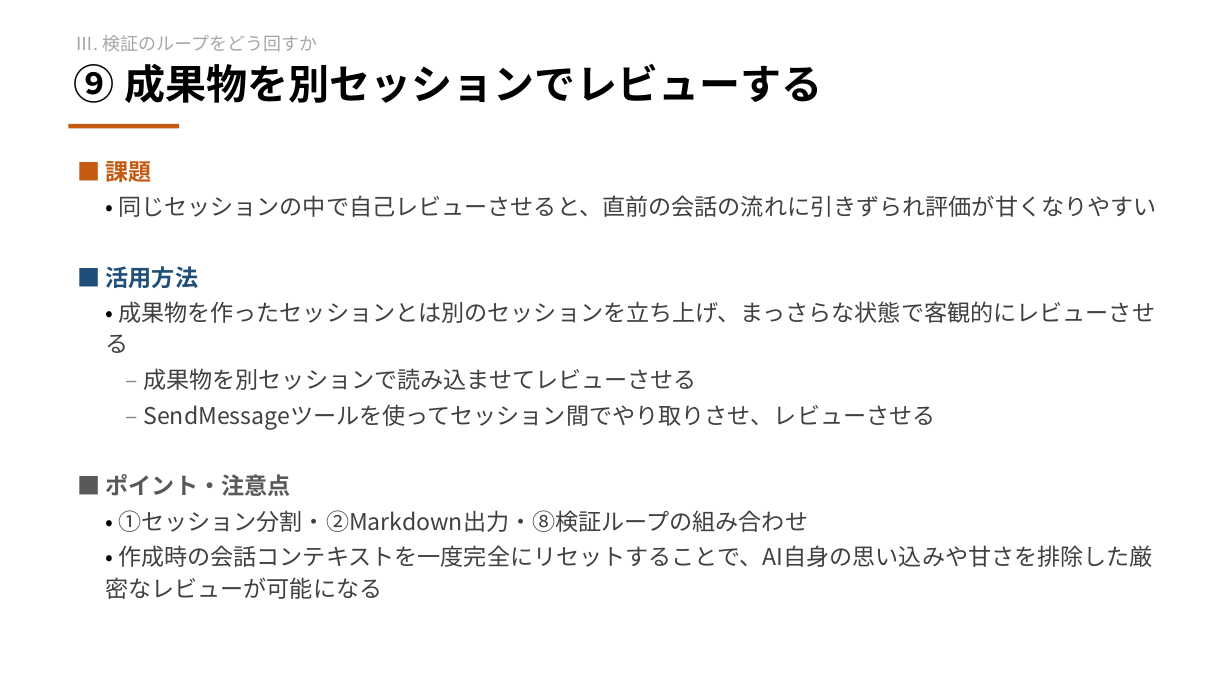
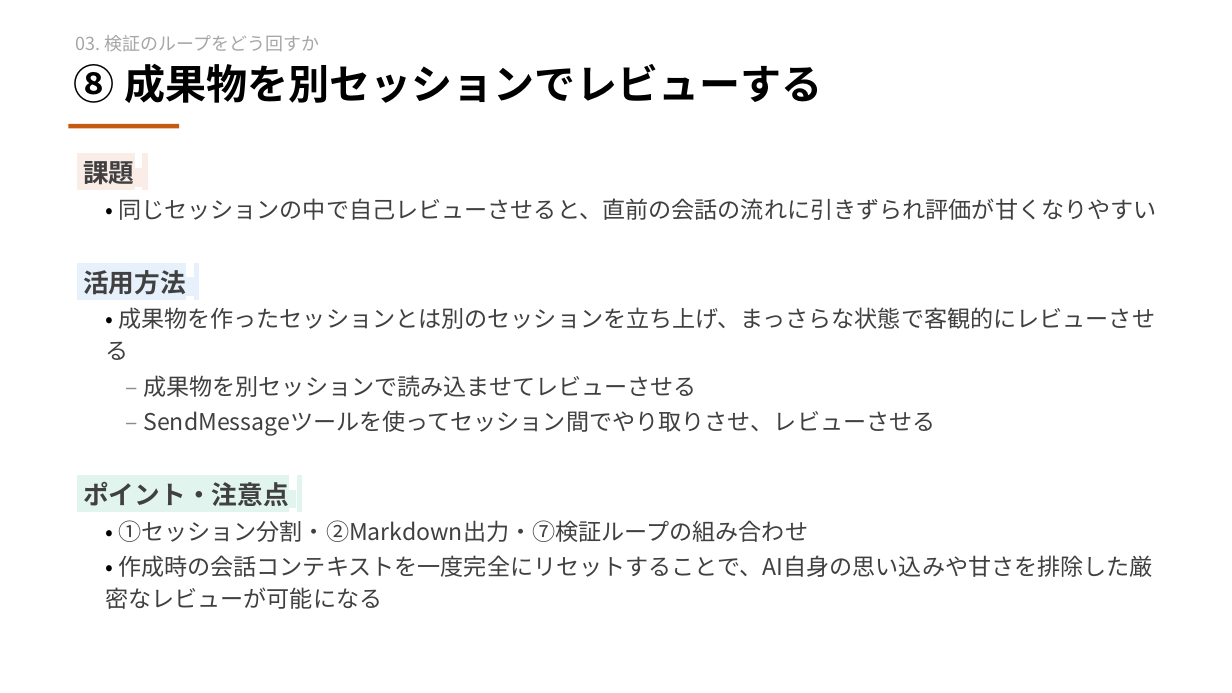
Before and after one commit to masa12y/docs, a slide deck: slide 17 of 勉強会/Claude_Codeの活用方法.pptx (slide 19 before the commit). Drawn at 1232x693 pixels with LibreOffice and Linux fonts; fonts in the diff are those of the drawing. Boxes give left, top, right and bottom in pixels: in the first picture for what was removed or moved away, otherwise in the second. Text is boxed around its words. In the diff, an @@ line names an element or a change of style, - is before the commit and + after.

```diff
--- a/勉強会/Claude_Codeの活用方法.pptx
+++ b/勉強会/Claude_Codeの活用方法.pptx
@@ text at [76,35,320,51]: text changed @@
-Ⅲ. 検証のループをどう回すか
+03. 検証のループをどう回すか
@@ text at [74,64,822,103]: text changed @@
-⑨ 成果物を別セッションでレビューする
+⑧ 成果物を別セッションでレビューする
@@ text at [83,156,134,189]: text changed; size 18 to 20 pt; text colour #C55A11 to #404040 @@
-■ 課題
+課題a
@@ text at [83,270,186,295]: text changed; size 18 to 20 pt; text colour #1F4E79 to #404040 @@
-■ 活用方法
+活用方法a
@@ text at [83,482,808,542]: text changed @@
-■ ポイント・注意点
-• ①セッション分割・②Markdown出力・⑧検証ループの組み合わせ
+ポイント・注意点a
+• ①セッション分割・②Markdown出力・⑦検証ループの組み合わせ
```
Also in this commit, not shown: 18 other slides changed, 1 slide added, 3 slides removed, 2 other files.
